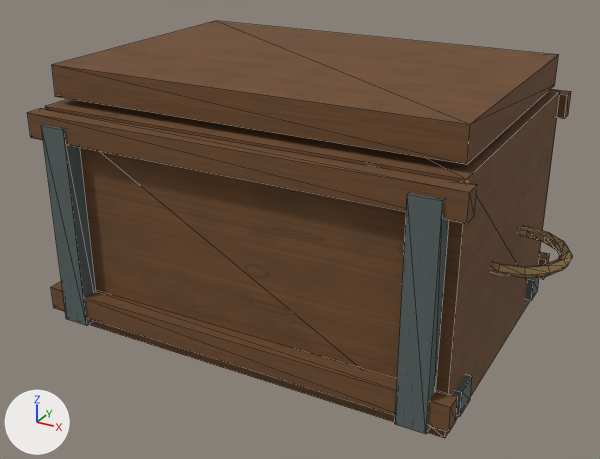
The OBJ model Assets/ProjectOEN/ProductionArt/Meshes/props_tools/pr-020_shared_carry_heavy_box__carried.obj: old version first, new version second.
Camera for both pictures: a camera (50 mm lens) standing at (1.224, -2.3, 1.455) and looking at (-0.014, -0.049, 0.33). The axes (+X, +Y, +Z) are drawn at lower left. The lights are the same throughout. The picture after the commit comes second. Mesh edges are drawn as thin lines. Where no turn or scale is listed for an object, it has been applied to the vertices. Vertices at exactly the same position are counted once.

The older version as bpy lines, for what is in view:
```python
me_pr_020_shared_carry_heavy_box__carried = bpy.data.meshes.new('pr-020_shared_carry_heavy_box__carried')
me_pr_020_shared_carry_heavy_box__carried.from_pydata(...)  # 252 vertices, 448 faces; spans x -0.86..0.86, y -0.54..0.57, z 0.02..0.9
# faces by material slot: [96, 72, 280]
me_pr_020_shared_carry_heavy_box__carried.materials.append(mat_wood)  # picture img_wood_albedo_png
me_pr_020_shared_carry_heavy_box__carried.materials.append(mat_metal)  # picture img_metal_albedo_png
me_pr_020_shared_carry_heavy_box__carried.materials.append(mat_rope)  # picture img_rope_albedo_png
ob_pr_020_shared_carry_heavy_box__carried = bpy.data.objects.new('pr-020_shared_carry_heavy_box__carried', me_pr_020_shared_carry_heavy_box__carried)
ob_pr_020_shared_carry_heavy_box__carried.location = (0.0, 0.0, 0.0)
```
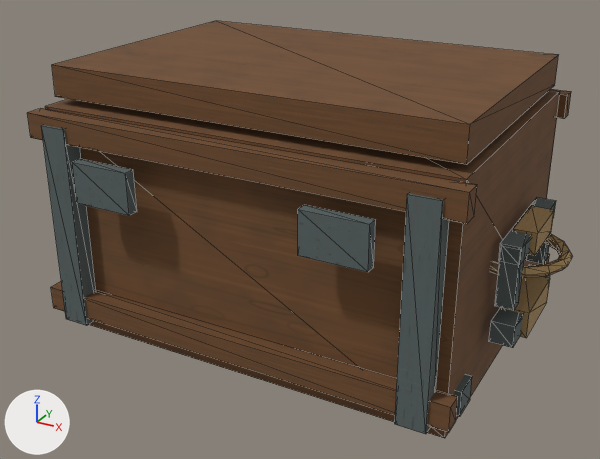
Patch to the scene script:
```diff
--- a/Assets/ProjectOEN/ProductionArt/Meshes/props_tools/pr-020_shared_carry_heavy_box__carried.obj.py
+++ b/Assets/ProjectOEN/ProductionArt/Meshes/props_tools/pr-020_shared_carry_heavy_box__carried.obj.py
@@ me_pr_020_shared_carry_heavy_box__carried @@
 # used by ob_pr_020_shared_carry_heavy_box__carried; location = (0.0, 0.0, 0.0)
-me_pr_020_shared_carry_heavy_box__carried.from_pydata(...)  # 252 vertices, 448 faces; spans x -0.86..0.86, y -0.54..0.57, z 0.02..0.9
+me_pr_020_shared_carry_heavy_box__carried.from_pydata(...)  # 388 vertices, 652 faces; spans x -0.86..0.86, y -0.59..0.63, z 0.02..0.9
+# me_pr_020_shared_carry_heavy_box__carried part 1: a new loose piece, a box spanning x -0.478..-0.278, y -0.592..-0.557, z 0.525..0.655, in mat_metal (picture img_metal_albedo_png)
+# me_pr_020_shared_carry_heavy_box__carried part 2: a new loose piece, a box spanning x 0.278..0.478, y -0.592..-0.557, z 0.525..0.655, in mat_metal (picture img_metal_albedo_png)
+# me_pr_020_shared_carry_heavy_box__carried part 3: a new loose piece, a box spanning x 0.702..0.757, y 0.143..0.198, z 0.299..0.489, in mat_metal (picture img_metal_albedo_png)
+# me_pr_020_shared_carry_heavy_box__carried part 4: a new loose piece, a box spanning x 0.702..0.757, y -0.197..-0.142, z 0.299..0.489, in mat_metal (picture img_metal_albedo_png)
+# me_pr_020_shared_carry_heavy_box__carried part 5: a new loose piece, a box spanning x 0.7..0.76, y -0.197..0.198, z 0.441..0.496, in mat_metal (picture img_metal_albedo_png)
+# me_pr_020_shared_carry_heavy_box__carried part 6: a new loose piece, a box spanning x 0.707..0.777, y -0.099..0.099, z 0.434..0.504, in mat_rope (picture img_rope_albedo_png)
+# me_pr_020_shared_carry_heavy_box__carried part 7: a new loose piece, a box spanning x 0.7..0.77, y -0.21..0.21, z 0.186..0.256, in mat_metal (picture img_metal_albedo_png)
+# me_pr_020_shared_carry_heavy_box__carried part 8: a new loose piece, a box spanning x 0.707..0.787, y -0.125..0.125, z 0.179..0.264, in mat_rope (picture img_rope_albedo_png)
+# other edits to the shape of me_pr_020_shared_carry_heavy_box__carried do not show in these pictures
 me_pr_020_shared_carry_heavy_box__carried.materials.append(mat_wood)
```

What differs and where, as boxes [x1, y1, x2, y2] in the pictures (600 x 459 px):
part 1 of me_pr_020_shared_carry_heavy_box__carried, added
    after: [72, 159, 137, 216]
part 2 of me_pr_020_shared_carry_heavy_box__carried, added
    after: [298, 205, 376, 272]
part 3 of me_pr_020_shared_carry_heavy_box__carried, added
    after: [526, 243, 549, 264]
part 4 of me_pr_020_shared_carry_heavy_box__carried, added
    after: [495, 246, 524, 311]
part 5 of me_pr_020_shared_carry_heavy_box__carried, added
    after: [499, 197, 556, 266]
part 6 of me_pr_020_shared_carry_heavy_box__carried, added (brown)
    after: [513, 206, 554, 256]
part 7 of me_pr_020_shared_carry_heavy_box__carried, added
    after: [489, 264, 550, 348]
part 8 of me_pr_020_shared_carry_heavy_box__carried, added (brown)
    after: [502, 277, 550, 338]
